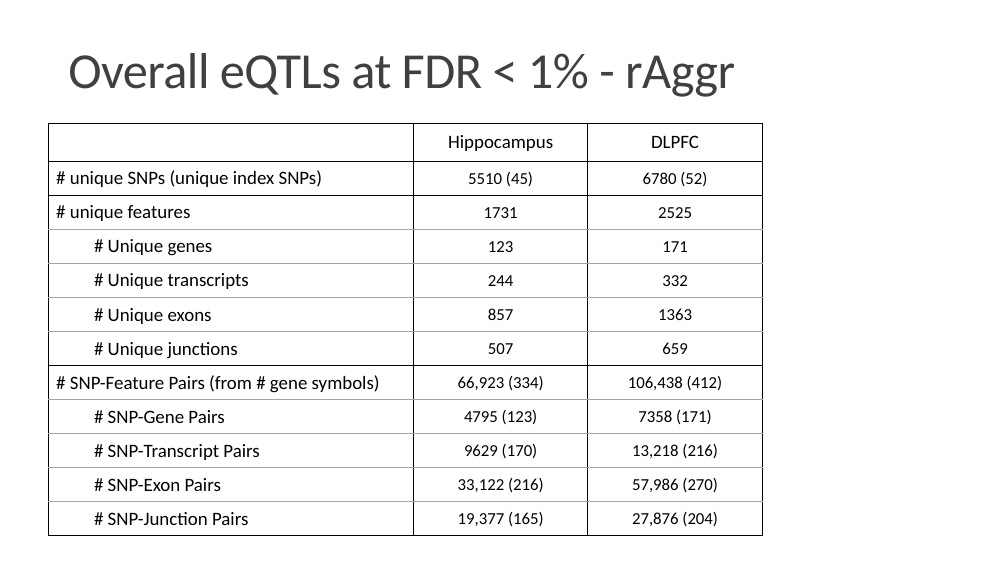
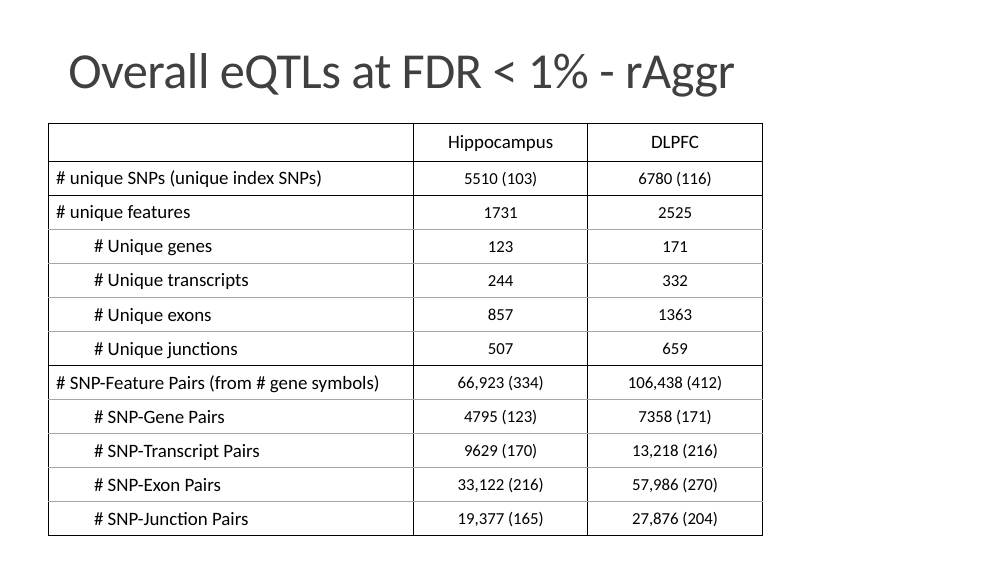
Before and after one commit to LieberInstitute/brainseq_phase2, a slide deck: slide 4 of eQTL_GWAS_riskSNPs/raggr_results_tables.pptx. Drawn at 1008x567 pixels with LibreOffice and Linux fonts; fonts in the diff are those of the drawing. Boxes give left, top, right and bottom in pixels: in the first picture for what was removed or moved away, otherwise in the second. Text is boxed around its words. In the diff, an @@ line names an element or a change of style, - is before the commit and + after.

```diff
--- a/eQTL_GWAS_riskSNPs/raggr_results_tables.pptx
+++ b/eQTL_GWAS_riskSNPs/raggr_results_tables.pptx
@@ table at [48,123,763,536] @@
-row 2, column 2: 5510 (45)
+row 2, column 2: 5510 (103)
-row 2, column 3: 6780 (52)
+row 2, column 3: 6780 (116)
```
Also in this commit, not shown: 3 other slides changed, 1 slide added, 7 other files.
